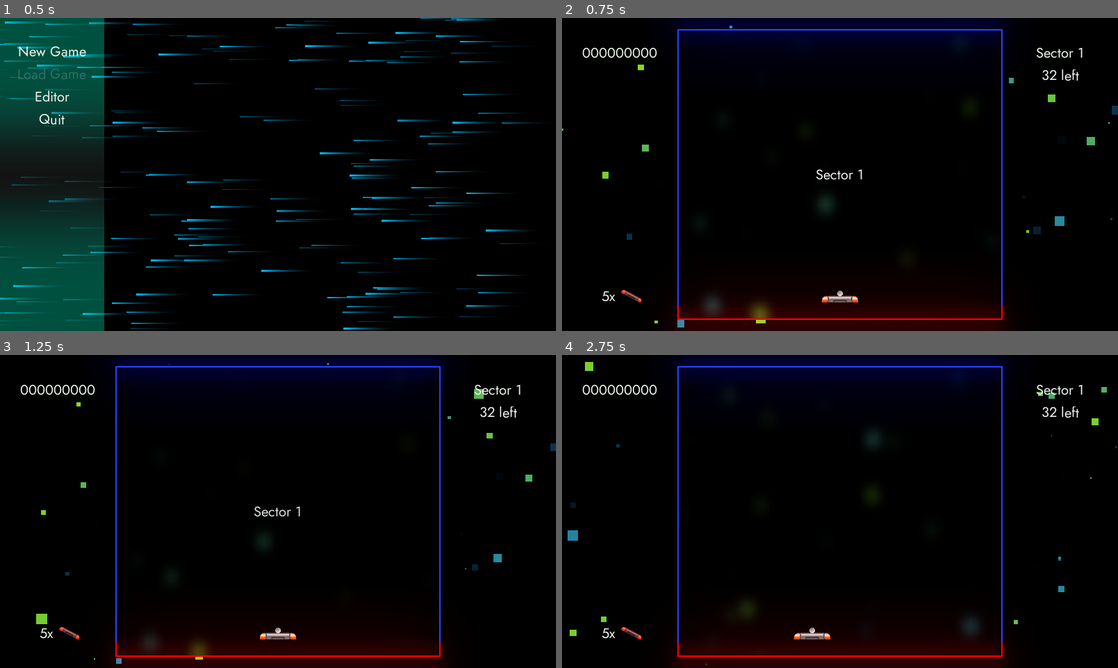
Above: before the commit, frames 1-4 (two rows, left to right).
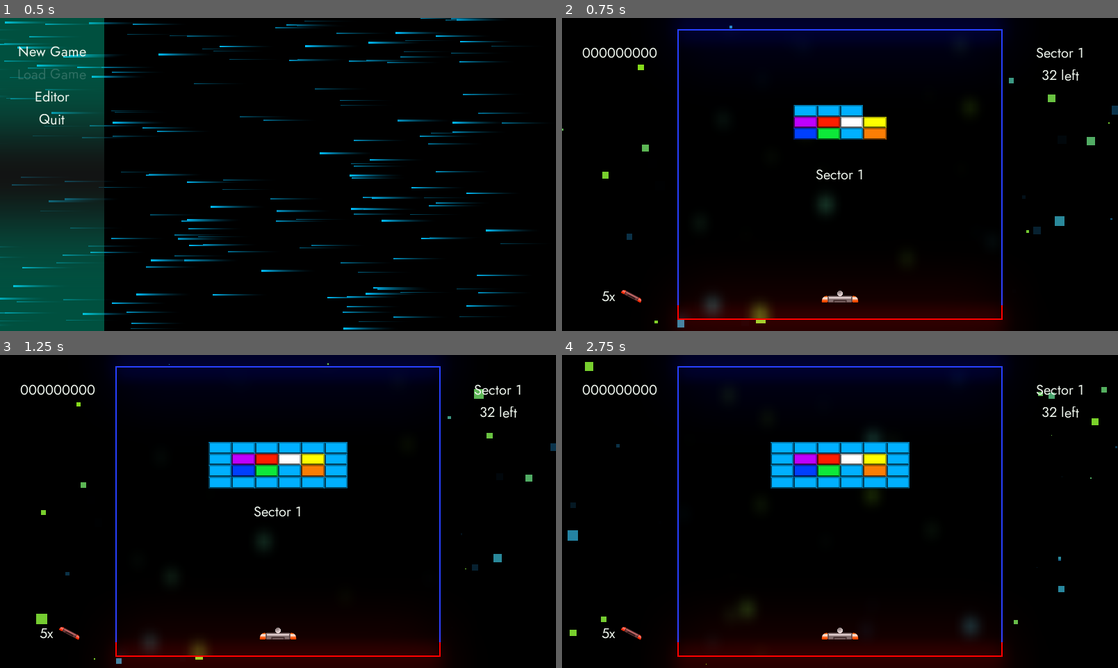
Above: after the commit, the same moments.

Repository: areox00/arkanoid
Game: Godot game, scene res://Scenes/States/MainMenu.tscn
The game is run twice, just before and just after one commit, with the same random seed, the same clock (stepped at 60 frames per second) and the same inputs.
Inputs (mouse positions are in pixels of both pictures, inside the frame that each line leads up to):
- Up to frame 1 (0.5 s): no input
- Up to frame 2 (0.75 s): click "New Game" at 0.5 s
- Up to frame 3 (1.25 s): no input
- Up to frame 4 (2.75 s): move the mouse to (962, 495) at 1.27 s; press the mouse at (962, 495) at 1.28 s; hold Right (paddle_right) 1.28-2.03 s; move the mouse to (728, 527) at 2.02 s; release the mouse at (728, 527) at 2.03 s; hold Left (paddle_left) from 2.03 s (still down); tap Space (release) at 2.1 s

Frame 1 is identical in both runs. In frame 2, 1.7% of the frame differs, in the area x 41-59%, y 27-39%; in frame 3, 3.7%; in frame 4, 4.0%, in the area x 37-63%, y 27-91%.
Error before the commit: Attempt to call function 'instance' in base 'null instance' on a null instance. (res://Scripts/Game/Bricks.gd:18)

Commit message:
Fix dependencies

Diff:
--- a/Scenes/Brick.tscn
+++ b/Scenes/Brick.tscn
@@ -1,8 +1,7 @@
-[gd_scene load_steps=5 format=2]
+[gd_scene load_steps=4 format=2]
 
 [ext_resource path="res://Scripts/Game/Brick.gd" type="Script" id=1]
 [ext_resource path="res://Textures/placeholder.png" type="Texture" id=2]
-[ext_resource path="res://Materials/Shine.tres" type="Material" id=3]
 
 [sub_resource type="RectangleShape2D" id=3]
 extents = Vector2( 40, 20 )
@@ -44,13 +43,6 @@
 texture = ExtResource( 2 )
 polygon = PoolVector2Array( 80, -20, 85, -15, 85, 15, 155, 15, 160, 20, 80, 20 )
 
-[node name="Shine" type="Sprite" parent="."]
-visible = false
-material = ExtResource( 3 )
-position = Vector2( -2.86102e-06, 9.53674e-07 )
-scale = Vector2( 80, 40 )
-texture = ExtResource( 2 )
-
 [node name="Collision" type="CollisionShape2D" parent="."]
 position = Vector2( 9.91821e-05, 0.000202179 )
 shape = SubResource( 3 )
Not shown, added: export_presets.cfg
